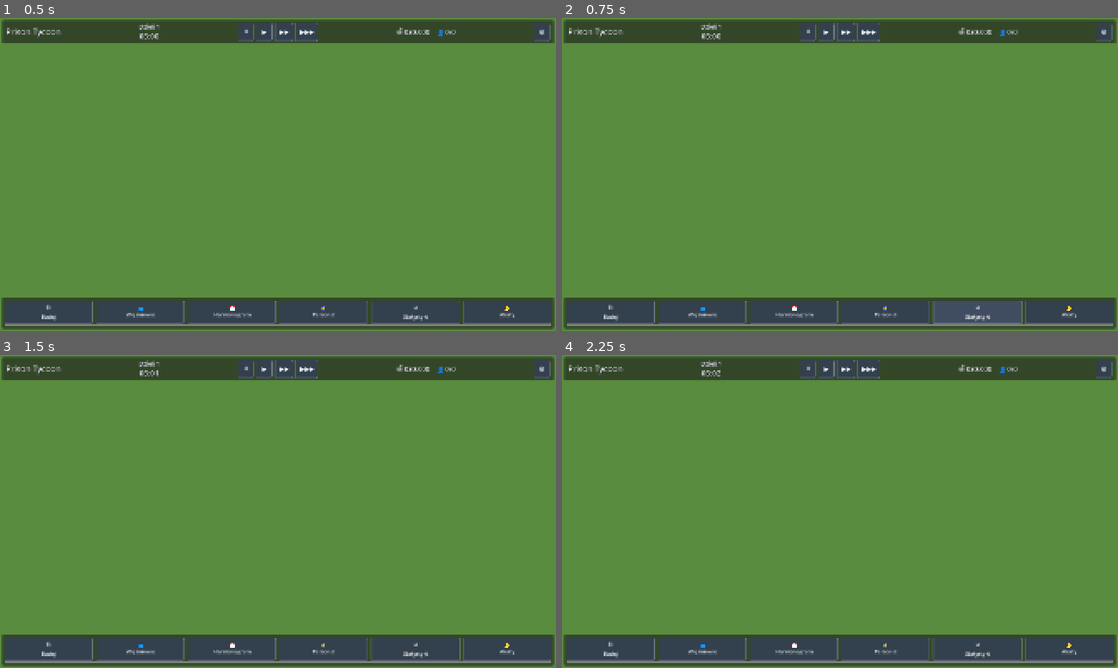
Above: before the commit, frames 1-4 (two rows, left to right).
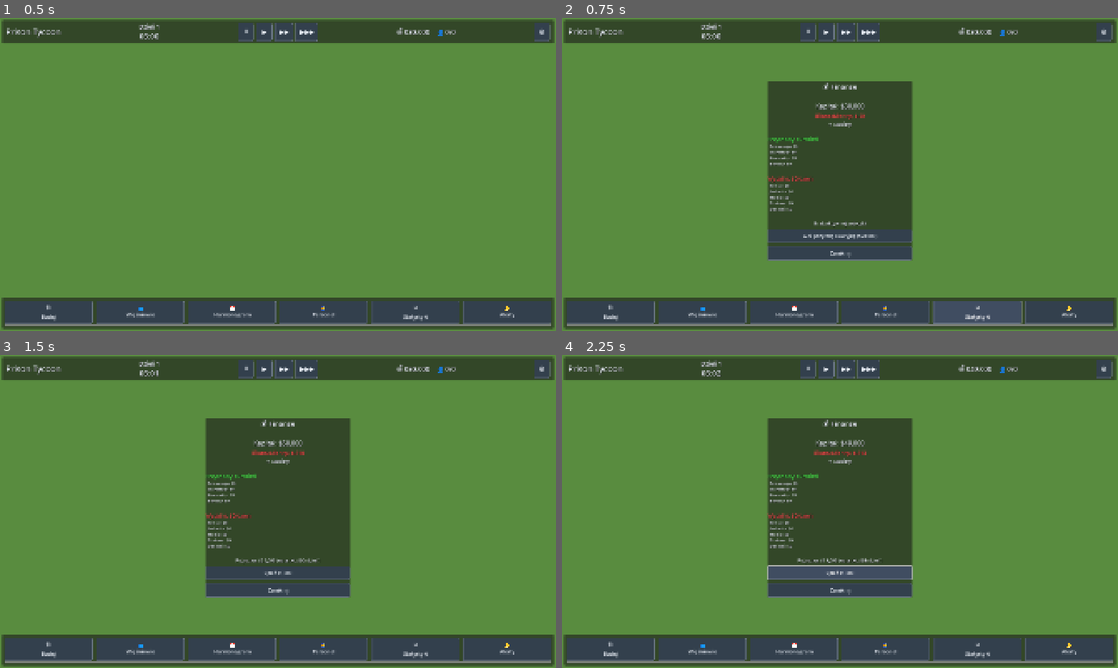
Above: after the commit, the same moments.

Repository: My4tic/PrisonTycoon
Game: Godot game, scene res://scenes/main.tscn
Same seed, same stepped clock (60 frames per second), same inputs: the game is played once before the commit and once after it.
Inputs (mouse positions are in pixels of both pictures, inside the frame that each line leads up to):
- Up to frame 1 (0.5 s): no input
- Up to frame 2 (0.75 s): click "📊 Statystyki" at 0.5 s
- Up to frame 3 (1.5 s): click (278, 574) at 1.25 s, where only the run after the commit has a clickable "Weź pożyczkę awaryjną ($20,00…"
- Up to frame 4 (2.25 s): click (840, 574) at 2 s, where only the run after the commit has a clickable "Spłać $1,000"

Frame 1 is identical in both runs. In frame 2, 15% of the frame differs, in the area x 36-64%, y 20-78%; in frame 3, 15%; in frame 4, 15%, in the area x 36-83%, y 3-98%.

Commit message:
Implement Phase 3: Economy system
- Enhance EconomyManager with hourly income/expense processing
- Add prisoner and staff count tracking (temporary API)
- Add automatic subsidy calculation based on prisoner categories
- Add staff salary, food, and utilities expense tracking
- Add workshop income calculation
- Add predicted daily balance and monthly cost functions
- Create EconomyPanel UI with revenue/expense breakdown
- Add loan management (take loan, repay, interest tracking)
- Connect Stats button to Economy panel
- Add prisoner_count_changed signal

🤖 Generated with [Claude Code](https://claude.com/claude-code)

Co-Authored-By: Claude <noreply@anthropic.com>

Diff:
--- /dev/null
+++ b/scenes/ui/economy_panel.tscn
@@ -0,0 +1,160 @@
+[gd_scene load_steps=2 format=3 uid="uid://economy_panel"]
+
+[ext_resource type="Script" path="res://scripts/ui/economy_panel.gd" id="1_script"]
+
+[node name="EconomyPanel" type="PanelContainer"]
+anchors_preset = 8
+anchor_left = 0.5
+anchor_top = 0.5
+anchor_right = 0.5
+anchor_bottom = 0.5
+offset_left = -250.0
+offset_top = -280.0
+offset_right = 250.0
+offset_bottom = 280.0
+grow_horizontal = 2
+grow_vertical = 2
+script = ExtResource("1_script")
+
+[node name="VBoxContainer" type="VBoxContainer" parent="."]
+layout_mode = 2
+theme_override_constants/separation = 12
+
+[node name="TitleLabel" type="Label" parent="VBoxContainer"]
+layout_mode = 2
+theme_override_font_sizes/font_size = 24
+text = "💰 Finanse"
+horizontal_alignment = 1
+
+[node name="HSeparator" type="HSeparator" parent="VBoxContainer"]
+layout_mode = 2
+
+[node name="Header" type="VBoxContainer" parent="VBoxContainer"]
+layout_mode = 2
+theme_override_constants/separation = 4
+
+[node name="CapitalLabel" type="Label" parent="VBoxContainer/Header"]
+layout_mode = 2
+theme_override_font_sizes/font_size = 22
+text = "Kapitał: $30,000"
+horizontal_alignment = 1
+
+[node name="BalanceLabel" type="Label" parent="VBoxContainer/Header"]
+layout_mode = 2
+theme_override_font_sizes/font_size = 18
+text = "Bilans dzienny: +$0"
+horizontal_alignment = 1
+
+[node name="TrendLabel" type="Label" parent="VBoxContainer/Header"]
+layout_mode = 2
+theme_override_font_sizes/font_size = 16
+text = "➡️ Stabilny"
+horizontal_alignment = 1
+
+[node name="HSeparator2" type="HSeparator" parent="VBoxContainer"]
+layout_mode = 2
+
+[node name="RevenueSection" type="VBoxContainer" parent="VBoxContainer"]
+layout_mode = 2
+theme_override_constants/separation = 2
+
+[node name="RevenueTotalLabel" type="Label" parent="VBoxContainer/RevenueSection"]
+layout_mode = 2
+theme_override_font_sizes/font_size = 18
+theme_override_colors/font_color = Color(0.3, 0.9, 0.3, 1)
+text = "📈 Przychody: $0/dzień"
+
+[node name="Details" type="VBoxContainer" parent="VBoxContainer/RevenueSection"]
+layout_mode = 2
+theme_override_constants/separation = 0
+
+[node name="SubsidiesLabel" type="Label" parent="VBoxContainer/RevenueSection/Details"]
+layout_mode = 2
+theme_override_font_sizes/font_size = 14
+text = "  Subwencje: $0"
+
+[node name="WorkshopLabel" type="Label" parent="VBoxContainer/RevenueSection/Details"]
+layout_mode = 2
+theme_override_font_sizes/font_size = 14
+text = "  Warsztaty: $0"
+
+[node name="ContractsLabel" type="Label" parent="VBoxContainer/RevenueSection/Details"]
+layout_mode = 2
+theme_override_font_sizes/font_size = 14
+text = "  Kontrakty: $0"
+
+[node name="BonusesLabel" type="Label" parent="VBoxContainer/RevenueSection/Details"]
+layout_mode = 2
+theme_override_font_sizes/font_size = 14
+text = "  Bonusy: $0"
+
+[node name="HSeparator3" type="HSeparator" parent="VBoxContainer"]
+layout_mode = 2
+
+[node name="ExpensesSection" type="VBoxContainer" parent="VBoxContainer"]
+layout_mode = 2
+theme_override_constants/separation = 2
+
+[node name="ExpensesTotalLabel" type="Label" parent="VBoxContainer/ExpensesSection"]
+layout_mode = 2
+theme_override_font_sizes/font_size = 18
+theme_override_colors/font_color = Color(0.9, 0.3, 0.3, 1)
+text = "📉 Wydatki: $0/dzień"
+
+[node name="Details" type="VBoxContainer" parent="VBoxContainer/ExpensesSection"]
+layout_mode = 2
+theme_override_constants/separation = 0
+
+[node name="SalariesLabel" type="Label" parent="VBoxContainer/ExpensesSection/Details"]
+layout_mode = 2
+theme_override_font_sizes/font_size = 14
+text = "  Pensje: $0"
+
+[node name="FoodLabel" type="Label" parent="VBoxContainer/ExpensesSection/Details"]
+layout_mode = 2
+theme_override_font_sizes/font_size = 14
+text = "  Jedzenie: $0"
+
+[node name="UtilitiesLabel" type="Label" parent="VBoxContainer/ExpensesSection/Details"]
+layout_mode = 2
+theme_override_font_sizes/font_size = 14
+text = "  Media: $0"
+
+[node name="ConstructionLabel" type="Label" parent="VBoxContainer/ExpensesSection/Details"]
+layout_mode = 2
+theme_override_font_sizes/font_size = 14
+text = "  Budowa: $0"
+
+[node name="LoanLabel" type="Label" parent="VBoxContainer/ExpensesSection/Details"]
+layout_mode = 2
+theme_override_font_sizes/font_size = 14
+text = "  Odsetki: $0"
+
+[node name="HSeparator4" type="HSeparator" parent="VBoxContainer"]
+layout_mode = 2
+
+[node name="LoanSection" type="VBoxContainer" parent="VBoxContainer"]
+layout_mode = 2
+theme_override_constants/separation = 8
+
+[node name="LoanStatusLabel" type="Label" parent="VBoxContainer/LoanSection"]
+layout_mode = 2
+theme_override_font_sizes/font_size = 16
+text = "Brak aktywnej pożyczki"
+horizontal_alignment = 1
+
+[node name="LoanButton" type="Button" parent="VBoxContainer/LoanSection"]
+layout_mode = 2
+theme_override_font_sizes/font_size = 16
+text = "Weź pożyczkę awaryjną ($20,000)"
+
+[node name="RepayButton" type="Button" parent="VBoxContainer/LoanSection"]
+visible = false
+layout_mode = 2
+theme_override_font_sizes/font_size = 16
+text = "Spłać $1,000"
+
+[node name="CloseButton" type="Button" parent="VBoxContainer"]
+layout_mode = 2
+theme_override_font_sizes/font_size = 18
+text = "Zamknij"
--- a/scripts/autoload/economy_manager.gd
+++ b/scripts/autoload/economy_manager.gd
@@ -6,12 +6,33 @@
 ## - Tracking przychodów i wydatków
 ## - Obliczanie dziennego bilansu
 ## - Obsługa bankructwa i pożyczek
+## - Automatyczne naliczanie co godzinę in-game
 extends Node
 
 # =============================================================================
 # ZMIENNE
 # =============================================================================
 var capital: int = Constants.STARTING_CAPITAL
+
+# Liczniki dla symulacji (tymczasowe, dopóki nie ma PrisonerManager/StaffManager)
+var prisoner_count: int = 0
+var prisoners_by_category: Dictionary = {
+	Enums.SecurityCategory.LOW: 0,
+	Enums.SecurityCategory.MEDIUM: 0,
+	Enums.SecurityCategory.HIGH: 0,
+	Enums.SecurityCategory.MAXIMUM: 0
+}
+var staff_counts: Dictionary = {
+	Enums.StaffType.GUARD: 0,
+	Enums.StaffType.COOK: 0,
+	Enums.StaffType.MEDIC: 0,
+	Enums.StaffType.PSYCHOLOGIST: 0,
+	Enums.StaffType.JANITOR: 0,
+	Enums.StaffType.PRIEST: 0
+}
+
+# Flaga lockdownu (tray service = droższe jedzenie)
+var is_lockdown: bool = false
 
 # Śledzenie przychodów (dzienny)
 var daily_revenue: Dictionary = {
@@ -276,11 +297,151 @@
 
 
 func _on_hour_changed(hour: int) -> void:
-	# Odsetki od pożyczki naliczane co godzinę (równomiernie przez dzień)
+	# Odsetki od pożyczki naliczane o północy
 	if has_loan and hour == 0:
 		var interest := get_loan_daily_interest()
 		if interest > 0:
 			subtract_capital(interest, "loan_interest")
+
+	# Naliczaj przychody i wydatki co godzinę (1/24 dziennego)
+	_process_hourly_economy()
+
+
+func _process_hourly_economy() -> void:
+	# Subwencje za więźniów (naliczane co godzinę, 1/24 dziennej kwoty)
+	var hourly_subsidies := calculate_daily_subsidies(prisoners_by_category) / 24
+	if hourly_subsidies > 0:
+		add_capital(hourly_subsidies, "subsidies")
+
+	# Przychód z warsztatów (TODO: integracja z WorkshopManager gdy będzie)
+	var hourly_workshop := _calculate_workshop_income() / 24
+	if hourly_workshop > 0:
+		add_capital(hourly_workshop, "workshop")
+
+	# Wydatki - pensje (1/24 dziennej kwoty)
+	var hourly_salaries := calculate_daily_salaries(staff_counts) / 24
+	if hourly_salaries > 0:
+		subtract_capital(hourly_salaries, "salaries")
+
+	# Wydatki - jedzenie
+	var hourly_food := calculate_daily_food(prisoner_count, is_lockdown) / 24
+	if hourly_food > 0:
+		subtract_capital(hourly_food, "food")
+
+	# Wydatki - media
+	var building_count := BuildingManager.count_buildings()
+	var hourly_utilities := calculate_daily_utilities(building_count) / 24
+	if hourly_utilities > 0:
+		subtract_capital(hourly_utilities, "utilities")
+
+
+func _calculate_workshop_income() -> int:
+	# TODO: Prawdziwa kalkulacja gdy będzie WorkshopManager
+	# Na razie zakładamy $50/dzień za każdy warsztat z przypisanymi więźniami
+	var workshops := BuildingManager.get_buildings_by_type(Enums.BuildingType.WORKSHOP_CARPENTRY)
+	var income: int = 0
+	for workshop in workshops:
+		if workshop.current_occupancy > 0:
+			income += workshop.current_occupancy * 50
+	return income
+
+
+# =============================================================================
+# ZARZĄDZANIE WIĘŹNIAMI (tymczasowe API)
+# =============================================================================
+func add_prisoner(category: Enums.SecurityCategory) -> void:
+	prisoner_count += 1
+	prisoners_by_category[category] += 1
+	Signals.prisoner_count_changed.emit(prisoner_count)
+
+
+func remove_prisoner(category: Enums.SecurityCategory) -> void:
+	if prisoner_count > 0:
+		prisoner_count -= 1
+	if prisoners_by_category[category] > 0:
+		prisoners_by_category[category] -= 1
+	Signals.prisoner_count_changed.emit(prisoner_count)
+
+
+func get_prisoner_count() -> int:
+	return prisoner_count
+
+
+# =============================================================================
+# ZARZĄDZANIE PERSONELEM (tymczasowe API)
+# =============================================================================
+func hire_staff(staff_type: Enums.StaffType) -> bool:
+	var salary := _get_staff_salary(staff_type)
+	# Sprawdź czy stać na pierwszą pensję
+	if not can_afford(salary):
+		Signals.alert_triggered.emit(
+			Enums.AlertPriority.IMPORTANT,
+			"Brak środków",
+			"Nie stać cię na zatrudnienie tego pracownika",
+			Vector2i.ZERO
+		)
+		return false
+
+	staff_counts[staff_type] += 1
+	Signals.staff_hired.emit(staff_type)
+	return true
+
+
+func fire_staff(staff_type: Enums.StaffType) -> bool:
+	if staff_counts[staff_type] <= 0:
+		return false
+
+	staff_counts[staff_type] -= 1
+	Signals.staff_fired.emit(staff_type)
+	return true
+
+
+func get_staff_count(staff_type: Enums.StaffType) -> int:
+	return staff_counts.get(staff_type, 0)
+
+
+func get_total_staff_count() -> int:
+	var total: int = 0
+	for count in staff_counts.values():
+		total += count
+	return total
+
+
+func _get_staff_salary(staff_type: Enums.StaffType) -> int:
+	match staff_type:
+		Enums.StaffType.GUARD:
+			return Constants.SALARY_GUARD
+		Enums.StaffType.COOK:
+			return Constants.SALARY_COOK
+		Enums.StaffType.MEDIC:
+			return Constants.SALARY_MEDIC
+		Enums.StaffType.PSYCHOLOGIST:
+			return Constants.SALARY_PSYCHOLOGIST
+		Enums.StaffType.JANITOR:
+			return Constants.SALARY_JANITOR
+		Enums.StaffType.PRIEST:
+			return Constants.SALARY_PRIEST
+		_:
+			return 100
+
+
+# =============================================================================
+# PREDYKCJA
+# =============================================================================
+func get_predicted_daily_balance() -> int:
+	var revenue := calculate_daily_subsidies(prisoners_by_category) + _calculate_workshop_income()
+	var expenses := calculate_daily_salaries(staff_counts) + \
+		calculate_daily_food(prisoner_count, is_lockdown) + \
+		calculate_daily_utilities(BuildingManager.count_buildings())
+
+	if has_loan:
+		expenses += get_loan_daily_interest()
+
+	return revenue - expenses
+
+
+func get_monthly_staff_cost() -> int:
+	return calculate_daily_salaries(staff_counts) * Constants.DAYS_PER_MONTH
 
 
 # =============================================================================
--- a/scripts/autoload/signals.gd
+++ b/scripts/autoload/signals.gd
@@ -102,14 +102,17 @@
 ## Emitowany gdy więzień zostaje wysłany do izolatki
 signal prisoner_sent_to_solitary(prisoner_id: int, days: int)
 
+## Emitowany gdy zmienia się liczba więźniów
+signal prisoner_count_changed(count: int)
+
 # =============================================================================
 # PERSONEL
 # =============================================================================
-## Emitowany gdy nowy pracownik zostaje zatrudniony
-signal staff_hired(staff_id: int, staff_type: int)
-
-## Emitowany gdy pracownik zostaje zwolniony
-signal staff_fired(staff_id: int)
+## Emitowany gdy nowy pracownik zostaje zatrudniony (staff_type dla prostego API)
+signal staff_hired(staff_type: int)
+
+## Emitowany gdy pracownik zostaje zwolniony (staff_type dla prostego API)
+signal staff_fired(staff_type: int)
 
 ## Emitowany gdy pracownik zostaje ranny
 signal staff_injured(staff_id: int)
--- a/scripts/main.gd
+++ b/scripts/main.gd
@@ -8,6 +8,7 @@
 const BuildGhostScene := preload("res://scenes/buildings/build_ghost.tscn")
 const BuildMenuScene := preload("res://scenes/ui/build_menu.tscn")
 const BuildModeControllerScript := preload("res://scripts/controllers/build_mode_controller.gd")
+const EconomyPanelScene := preload("res://scenes/ui/economy_panel.tscn")
 
 # =============================================================================
 # REFERENCJE DO WĘZŁÓW
@@ -29,6 +30,9 @@
 var build_mode_controller = null  # BuildModeController
 var build_ghost = null  # BuildGhost
 var build_menu = null  # BuildMenu
+
+# Economy Panel
+var economy_panel = null  # EconomyPanel
 
 # Top Bar
 @onready var day_label: Label = $UI/SafeArea/HUD/TopBar/MarginContainer/HBoxContainer/TimeContainer/DayLabel
@@ -78,6 +82,7 @@
 	_connect_buttons()
 	_setup_camera()
 	_setup_build_mode()
+	_setup_economy_panel()
 
 	# Inicjalizuj managery
 	GridManager.initialize(tilemap)
@@ -154,6 +159,11 @@
 	build_mode_controller.set_script(BuildModeControllerScript)
 	add_child(build_mode_controller)
 	build_mode_controller.initialize(build_ghost, build_menu, buildings_container, camera)
+
+
+func _setup_economy_panel() -> void:
+	economy_panel = EconomyPanelScene.instantiate()
+	panels_container.add_child(economy_panel)
 
 
 func _handle_camera_input(event: InputEvent) -> void:
@@ -440,8 +450,9 @@
 
 
 func _on_stats_pressed() -> void:
-	# TODO: Otwórz panel statystyk
-	print("Stats panel pressed")
+	# Otwórz panel ekonomii (statystyki finansowe)
+	if economy_panel:
+		economy_panel.toggle_panel()
 
 
 func _on_alerts_pressed() -> void:
--- /dev/null
+++ b/scripts/ui/economy_panel.gd
@@ -0,0 +1,236 @@
+## EconomyPanel - Panel finansów
+## Wyświetla szczegółowe informacje o finansach więzienia
+class_name EconomyPanel
+extends PanelContainer
+
+# =============================================================================
+# REFERENCJE DO WĘZŁÓW
+# =============================================================================
+@onready var capital_label: Label = $VBoxContainer/Header/CapitalLabel
+@onready var balance_label: Label = $VBoxContainer/Header/BalanceLabel
+@onready var trend_label: Label = $VBoxContainer/Header/TrendLabel
+
+# Revenue section
+@onready var revenue_total_label: Label = $VBoxContainer/RevenueSection/RevenueTotalLabel
+@onready var subsidies_label: Label = $VBoxContainer/RevenueSection/Details/SubsidiesLabel
+@onready var workshop_label: Label = $VBoxContainer/RevenueSection/Details/WorkshopLabel
+@onready var contracts_label: Label = $VBoxContainer/RevenueSection/Details/ContractsLabel
+@onready var bonuses_label: Label = $VBoxContainer/RevenueSection/Details/BonusesLabel
+
+# Expenses section
+@onready var expenses_total_label: Label = $VBoxContainer/ExpensesSection/ExpensesTotalLabel
+@onready var salaries_label: Label = $VBoxContainer/ExpensesSection/Details/SalariesLabel
+@onready var food_label: Label = $VBoxContainer/ExpensesSection/Details/FoodLabel
+@onready var utilities_label: Label = $VBoxContainer/ExpensesSection/Details/UtilitiesLabel
+@onready var construction_label: Label = $VBoxContainer/ExpensesSection/Details/ConstructionLabel
+@onready var loan_label: Label = $VBoxContainer/ExpensesSection/Details/LoanLabel
+
+# Loan section
+@onready var loan_section: VBoxContainer = $VBoxContainer/LoanSection
+@onready var loan_status_label: Label = $VBoxContainer/LoanSection/LoanStatusLabel
+@onready var loan_button: Button = $VBoxContainer/LoanSection/LoanButton
+@onready var repay_button: Button = $VBoxContainer/LoanSection/RepayButton
+
+# Close button
+@onready var close_button: Button = $VBoxContainer/CloseButton
+
+
+# =============================================================================
+# INICJALIZACJA
+# =============================================================================
+func _ready() -> void:
+	_connect_signals()
+	_update_display()
+	visible = false
+
+
+func _connect_signals() -> void:
+	Signals.capital_changed.connect(_on_capital_changed)
+	Signals.daily_balance_calculated.connect(_on_daily_balance)
+	Signals.hour_changed.connect(_on_hour_changed)
+
+	if close_button:
+		close_button.pressed.connect(hide_panel)
+	if loan_button:
+		loan_button.pressed.connect(_on_loan_pressed)
+	if repay_button:
+		repay_button.pressed.connect(_on_repay_pressed)
+
+
+# =============================================================================
+# AKTUALIZACJA WYŚWIETLANIA
+# =============================================================================
+func _update_display() -> void:
+	_update_capital()
+	_update_revenue()
+	_update_expenses()
+	_update_loan_section()
+
+
+func _update_capital() -> void:
+	if capital_label:
+		capital_label.text = "Kapitał: $%s" % _format_number(EconomyManager.capital)
+
+		# Kolor zależny od stanu
+		if EconomyManager.capital < 0:
+			capital_label.add_theme_color_override("font_color", Color(1.0, 0.2, 0.2))
+		elif EconomyManager.capital < 5000:
+			capital_label.add_theme_color_override("font_color", Color(1.0, 0.6, 0.2))
+		else:
+			capital_label.remove_theme_color_override("font_color")
+
+	if balance_label:
+		var predicted := EconomyManager.get_predicted_daily_balance()
+		var prefix := "+" if predicted >= 0 else ""
+		balance_label.text = "Bilans dzienny: %s$%s" % [prefix, _format_number(predicted)]
+
+		if predicted < 0:
+			balance_label.add_theme_color_override("font_color", Color(1.0, 0.3, 0.3))
+		else:
+			balance_label.add_theme_color_override("font_color", Color(0.3, 1.0, 0.3))
+
+	if trend_label:
+		var trend := EconomyManager.get_balance_trend()
+		if trend > 0:
+			trend_label.text = "📈 Trend rosnący"
+			trend_label.add_theme_color_override("font_color", Color(0.3, 1.0, 0.3))
+		elif trend < 0:
+			trend_label.text = "📉 Trend spadkowy"
+			trend_label.add_theme_color_override("font_color", Color(1.0, 0.3, 0.3))
+		else:
+			trend_label.text = "➡️ Stabilny"
+			trend_label.remove_theme_color_override("font_color")
+
+
+func _update_revenue() -> void:
+	var rev := EconomyManager.daily_revenue
+
+	if revenue_total_label:
+		revenue_total_label.text = "Przychody: $%s/dzień" % _format_number(EconomyManager.get_total_daily_revenue())
+
+	if subsidies_label:
+		subsidies_label.text = "  Subwencje: $%s" % _format_number(rev.get("subsidies", 0))
+	if workshop_label:
+		workshop_label.text = "  Warsztaty: $%s" % _format_number(rev.get("workshop", 0))
+	if contracts_label:
+		contracts_label.text = "  Kontrakty: $%s" % _format_number(rev.get("contracts", 0))
+	if bonuses_label:
+		bonuses_label.text = "  Bonusy: $%s" % _format_number(rev.get("bonuses", 0))
+
+
+func _update_expenses() -> void:
+	var exp := EconomyManager.daily_expenses
+
+	if expenses_total_label:
+		expenses_total_label.text = "Wydatki: $%s/dzień" % _format_number(EconomyManager.get_total_daily_expenses())
+
+	if salaries_label:
+		salaries_label.text = "  Pensje: $%s" % _format_number(exp.get("salaries", 0))
+	if food_label:
+		food_label.text = "  Jedzenie: $%s" % _format_number(exp.get("food", 0))
+	if utilities_label:
+		utilities_label.text = "  Media: $%s" % _format_number(exp.get("utilities", 0))
+	if construction_label:
+		construction_label.text = "  Budowa: $%s" % _format_number(exp.get("construction", 0))
+	if loan_label:
+		loan_label.text = "  Odsetki: $%s" % _format_number(exp.get("loan_interest", 0))
+
+
+func _update_loan_section() -> void:
+	if not loan_section:
+		return
+
+	if EconomyManager.has_loan:
+		loan_status_label.text = "Pożyczka: $%s (odsetki: $%s/dzień)" % [
+			_format_number(EconomyManager.loan_amount),
+			_format_number(EconomyManager.get_loan_daily_interest())
+		]
+		loan_button.visible = false
+		repay_button.visible = true
+		repay_button.disabled = not EconomyManager.can_afford(1000)
+	else:
+		loan_status_label.text = "Brak aktywnej pożyczki"
+		loan_button.visible = true
+		loan_button.disabled = not EconomyManager.can_take_loan()
+		repay_button.visible = false
+
+
+# =============================================================================
+# FORMATOWANIE
+# =============================================================================
+func _format_number(value: int) -> String:
+	var abs_value := absi(value)
+	var str_value := str(abs_value)
+	var result := ""
+	var count := 0
+
+	for i in range(str_value.length() - 1, -1, -1):
+		if count > 0 and count % 3 == 0:
+			result = "," + result
+		result = str_value[i] + result
+		count += 1
+
+	if value < 0:
+		result = "-" + result
+
+	return result
+
+
+# =============================================================================
+# OBSŁUGA SYGNAŁÓW
+# =============================================================================
+func _on_capital_changed(_old: int, _new: int) -> void:
+	_update_display()
+
+
+func _on_daily_balance(_revenue: int, _expenses: int, _balance: int) -> void:
+	_update_display()
+
+
+func _on_hour_changed(_hour: int) -> void:
+	if visible:
+		_update_display()
+
+
+func _on_loan_pressed() -> void:
+	if EconomyManager.take_loan():
+		_update_display()
+		Signals.alert_triggered.emit(
+			Enums.AlertPriority.INFO,
+			"Pożyczka zaciągnięta",
+			"Otrzymałeś $%s. Odsetki: 10%% miesięcznie." % _format_number(Constants.EMERGENCY_LOAN_AMOUNT),
+			Vector2i.ZERO
+		)
+
+
+func _on_repay_pressed() -> void:
+	# Spłać $1000 za każde kliknięcie
+	var repay_amount := mini(1000, EconomyManager.loan_amount)
+	if EconomyManager.repay_loan(repay_amount):
+		_update_display()
+		if not EconomyManager.has_loan:
+			Signals.alert_triggered.emit(
+				Enums.AlertPriority.POSITIVE,
+				"Pożyczka spłacona",
+				"Całkowicie spłaciłeś pożyczkę!",
+				Vector2i.ZERO
+			)
+
+
+# =============================================================================
+# API PUBLICZNE
+# =============================================================================
+func show_panel() -> void:
+	_update_display()
+	visible = true
+
+
+func hide_panel() -> void:
+	visible = false
+
+
+func toggle_panel() -> void:
+	if visible:
+		hide_panel()
+	else:
+		show_panel()
